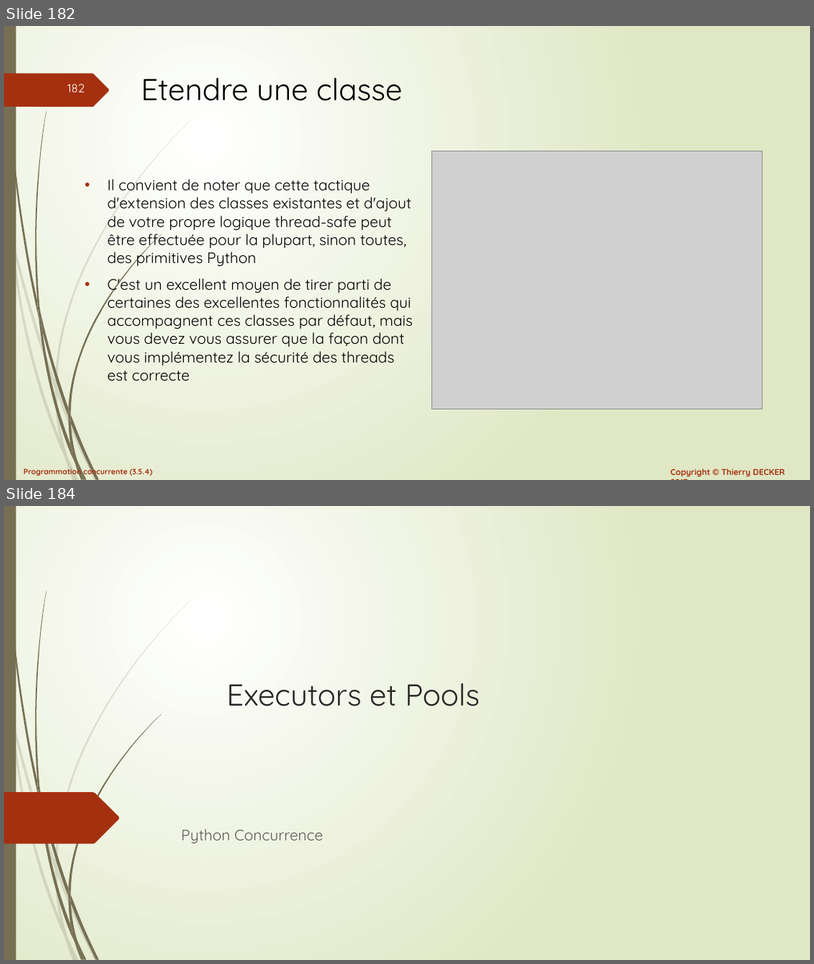
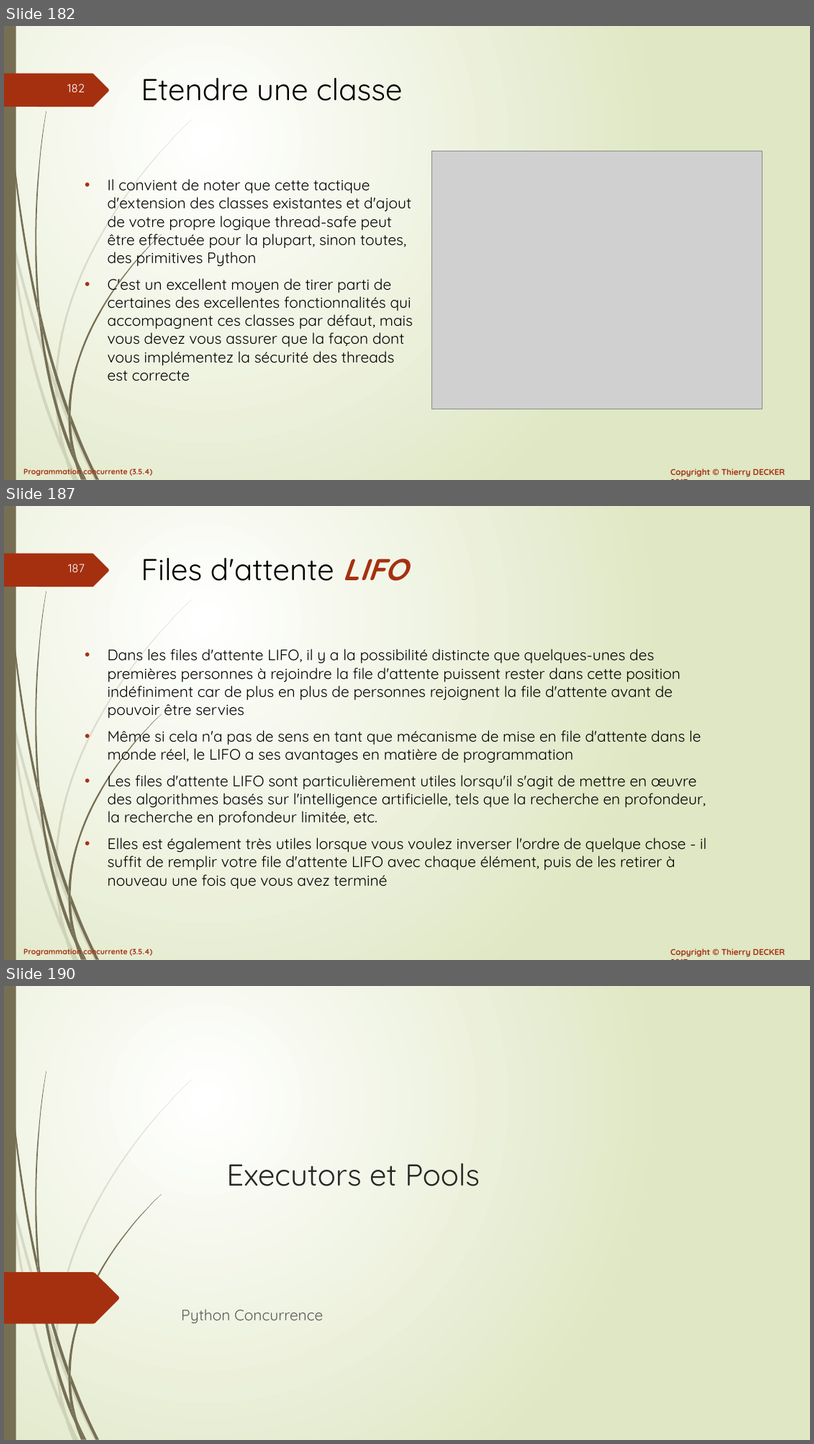
Before and after one commit to VikmanTheRacoon/learning-python, a slide deck: documentations/python-concurrency.pptx. Shown one above the other, each under a label of ours: slides 182 and 184 before the commit, slides 182, 187 and 190 after it; the slides between them are not shown. The pictures are 814x964 and 814x1444 pixels, drawn with LibreOffice and Linux fonts; fonts in the diff are those of the drawing; grey boxes stand for pictures. Boxes give left, top, right and bottom in pixels: in the first picture for what was removed or moved away, otherwise in the second. Text is boxed around its words. In the diff, an @@ line names an element or a change of style, - is before the commit and + after.

```diff
--- a/documentations/python-concurrency.pptx
+++ b/documentations/python-concurrency.pptx
@@ slide 187 added at (x1=4, y1=506, x2=810, y2=960), background gradient #FFFFFF to #DFE8C4; not listed: 27 template elements that a slide beside it also shows @@
@@ title added at (x1=141, y1=558, x2=407, y2=581), 36 pt, text #000000 @@
+Files d'attente LIFO
@@ text added at (x1=108, y1=649, x2=707, y2=888), 18 pt, text #000000 @@
+• Dans les files d'attente LIFO, il y a la possibilité distincte que quelques-unes des premières personnes à rejoindre la file d'attente puissent rester dans cette position indéfiniment car de plus en plus de personnes rejoignent la file d'attente avant de pouvoir être servies
+• Même si cela n'a pas de sens en tant que mécanisme de mise en file d'attente dans le monde réel, le LIFO a ses avantages en matière de programmation
+• Les files d'attente LIFO sont particulièrement utiles lorsqu'il s'agit de mettre en œuvre des algorithmes basés sur l'intelligence artificielle, tels que la recherche en profondeur, la recherche en profondeur limitée, etc.
+• Elles est également très utiles lorsque vous voulez inverser l'ordre de quelque chose - il suffit de remplir votre file d'attente LIFO avec chaque élément, puis de les retirer à nouveau une fois que vous avez terminé
@@ what was slide 184 is now slide 190 @@
```
Also in this commit, not shown: 1 slide changed, 5 other slides added, 1 other file.
